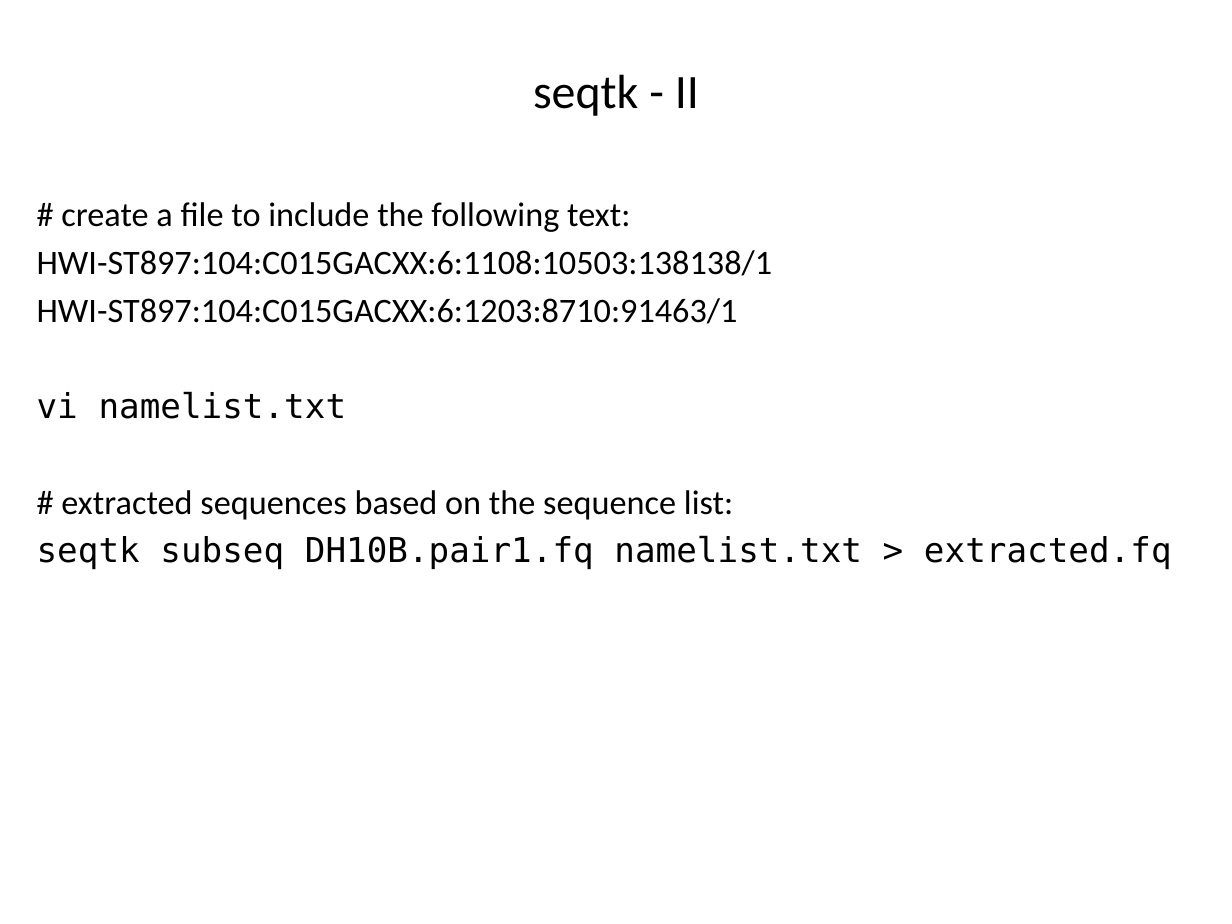
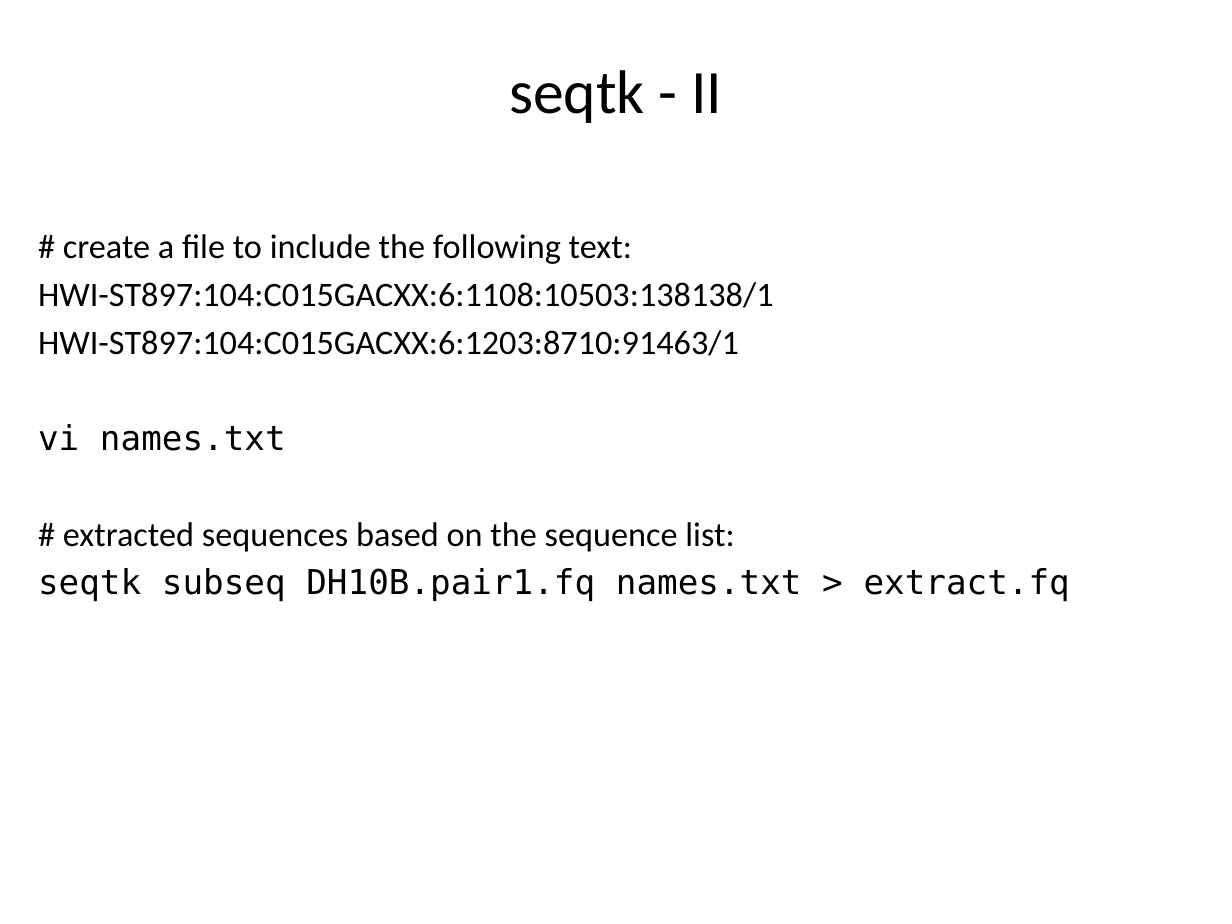
Before and after one commit to liu3zhenlab/teaching, a slide deck: slide 12 of PLPTH813Bioinformatis/2023/labs/lab04_NGS.pptx. Drawn at 1232x924 pixels with LibreOffice and Linux fonts; fonts in the diff are those of the drawing. Boxes give left, top, right and bottom in pixels: in the first picture for what was removed or moved away, otherwise in the second. Text is boxed around its words. In the diff, an @@ line names an element or a change of style, - is before the commit and + after.

```diff
--- a/PLPTH813Bioinformatis/2023/labs/lab04_NGS.pptx
+++ b/PLPTH813Bioinformatis/2023/labs/lab04_NGS.pptx
@@ title "seqtk - II" at [509,70,723,123]: size 28 to 36 pt @@
@@ text "# create a file to ...": place and size @@
-text "# create a file to ..." at [37,202,1172,569]
+text "# create a file to ..." at [38,234,1070,601]
@@ text at [38,424,286,451]: text changed @@
-vi namelist.txt
+vi names.txt
@@ text at [38,568,1070,601]: text changed @@
-seqtk subseq DH10B.pair1.fq namelist.txt > extracted.fq
+seqtk subseq DH10B.pair1.fq names.txt > extract.fq
```
Also in this commit, not shown: 14 other slides changed, 3 slides added, 2 slides removed, 4 other files.
